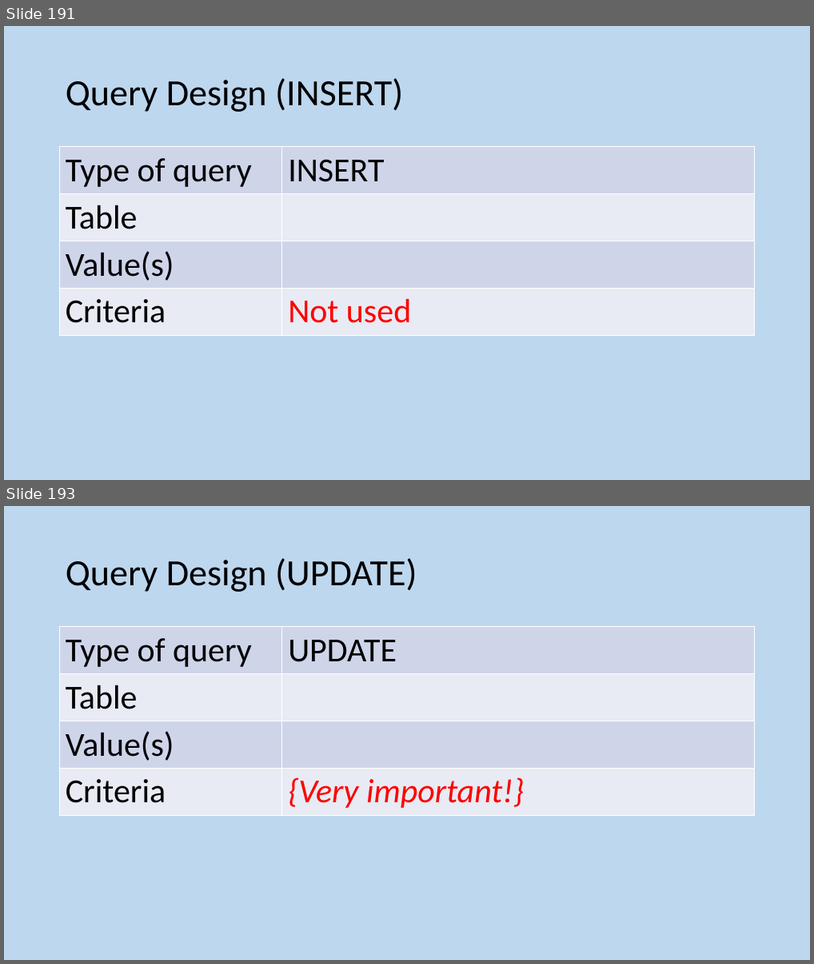
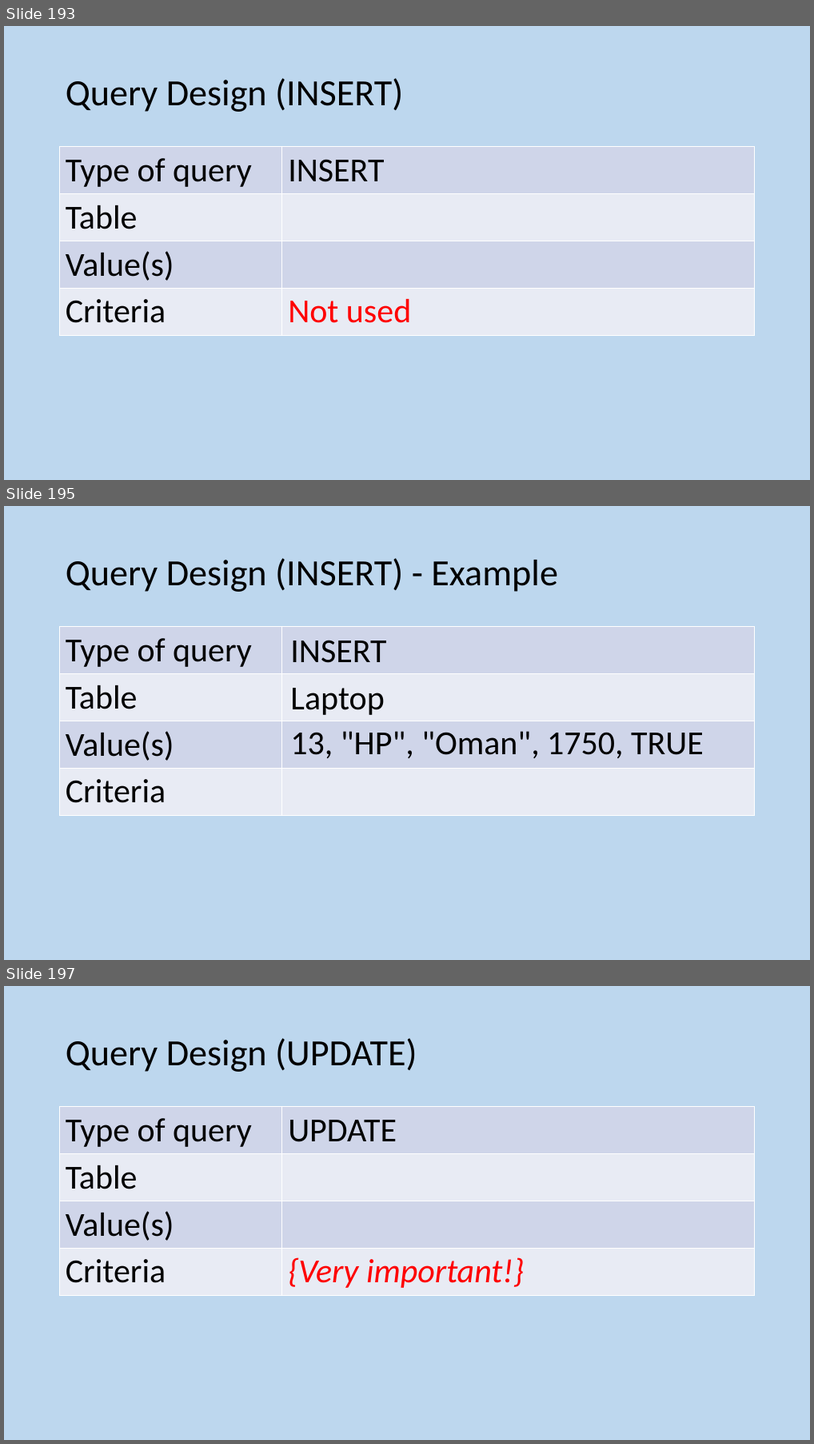
Before and after one commit to MrFriendCS/MrFriendCS.github.io, a slide deck: n5-cs/ddd/N5 CS DDD Slides.pptx. Shown one above the other, each under a label of ours: slides 191 and 193 before the commit, slides 193, 195 and 197 after it; the slides between them are not shown. The pictures are 814x964 and 814x1444 pixels, drawn with LibreOffice and Linux fonts; fonts in the diff are those of the drawing. Boxes give left, top, right and bottom in pixels: in the first picture for what was removed or moved away, otherwise in the second. Text is boxed around its words. In the diff, an @@ line names an element or a change of style, - is before the commit and + after.

```diff
--- a/n5-cs/ddd/N5 CS DDD Slides.pptx
+++ b/n5-cs/ddd/N5 CS DDD Slides.pptx
@@ slide 195 added at (4, 506, 810, 960), background #BDD7EE @@
@@ title added at (66, 558, 558, 592), 44 pt, text #000000 @@
+Query Design (INSERT) - Example
@@ table added at (60, 627, 755, 812), 4 rows, 2 columns @@
+Type of query | 
+Table | 
+Value(s) | 
+Criteria | 
@@ text added at (290, 640, 386, 663), 40 pt, text #000000 @@
+INSERT
@@ text added at (290, 688, 384, 715), 40 pt, text #000000 @@
+Laptop
@@ text added at (290, 731, 704, 758), 40 pt, text #000000 @@
+13, "HP", "Oman", 1750, TRUE
@@ what was slide 191 is now slide 193 @@
@@ what was slide 193 is now slide 197 @@
```
Also in this commit, not shown: 7 other slides added, 2 other files.
